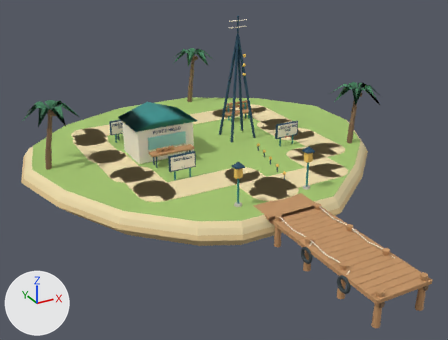
Two versions of the glTF model static/models/low/connect.glb, one commit apart.
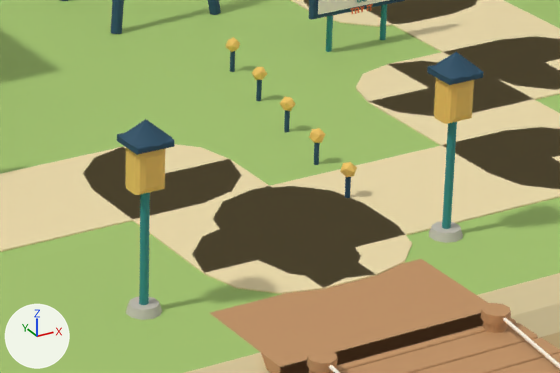
The first picture shows the older version from a camera (50 mm lens) standing at (-16.5, -30.6, 15.3) and looking at (-0.8, -2.1, 1.1). The close-ups show the older and then the newer version on the part from 46% to 74% of the width and 40% to 64% of the height of that picture. Only the edits that show in the close-ups are written down. The axes (+X, +Y, +Z) are drawn at lower left. The lights are the same throughout. Where no turn or scale is listed for an object, it has been applied to the vertices. Vertices at exactly the same position are counted once.

In view in the first close-up: 'static_grass', 'static_navy', 'static_sand', 'static_stone', 'static_teal', 'static_wood', 'static_yellow', 'station_signal_ivory', 'station_signal_navy', 'station_signal_teal' and 8 more.
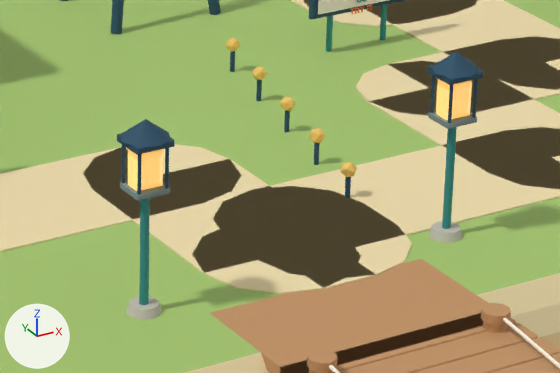
Pixel boxes [x1, y1, x2, y2] of what changed, in the close-ups (560 x 373 px):
'static_yellow', rescaled, recoloured: before [125, 78, 474, 195]; after [128, 79, 472, 191]
'static_metal', added: after [120, 111, 477, 201]
part 2 of me_mesh_10, added: after [122, 145, 126, 183]
part 3 of me_mesh_10, added: after [137, 154, 142, 195]
part 4 of me_mesh_10, added: after [165, 148, 169, 188]
part 5 of me_mesh_10, added: after [430, 75, 436, 113]
part 6 of me_mesh_10, added: after [448, 84, 453, 123]
part 7 of me_mesh_10, added: after [472, 79, 478, 118]

What changed in the scene script:
```text
Add mat_sunsetlantern:
    mat_sunsetlantern = principled_material('sunsetLantern')
    mat_sunsetlantern.base_color = (1.0, 0.753, 0.352)  # beige #ffe1a0
    mat_sunsetlantern.roughness = 0.36
    mat_sunsetlantern.emission_color = (1.0, 0.462, 0.0762)  # orange #ffb54e
    mat_sunsetlantern.emission_strength = 0.72
Add mat_metal:
    mat_metal = principled_material('metal')
    mat_metal.base_color = (0.231, 0.314, 0.314)  # grey #849898
    mat_metal.metallic = 0.25
    mat_metal.roughness = 0.76
Change me_mesh_9:
    used by ob_static_yellow; parent = ob_connect; location = (0.0, -6.0, 2.7); scale = (2.34, 2.34, 2.34)
    remove me_mesh_9.from_pydata(...)  # 48 vertices, 88 faces; spans x -1.0..1.0, y -0.08..0.08, z -0.12..0.12
    remove me_mesh_9.materials.append(mat_yellow)  # yellow #f3c863
    add me_mesh_9.from_pydata(...)  # 48 vertices, 88 faces; spans x -1.0..1.0, y -0.07..0.07, z -0.1..0.1
    me_mesh_9 part 1: the whole mesh is scaled about its middle by (1.01, 0.903, 0.86)
    add me_mesh_9.materials.append(mat_sunsetlantern)  # beige #ffe1a0, glowing orange #ffb54e
Change me_mesh_10:
    used by ob_static_navy; location = (-0.27, -0.03, 4.18)
    remove me_mesh_10.from_pydata(...)  # 813 vertices, 1528 faces; spans x -4.05..4.05, y -6.27..6.27, z -3.34..3.34
    add me_mesh_10.from_pydata(...)  # 969 vertices, 1804 faces; spans x -4.05..4.05, y -6.27..6.27, z -3.34..3.34
    me_mesh_10 part 2: a new loose piece, a 7-sided cylinder along z spanning x -2.08..-2.038, y -5.816..-5.774, z -1.735..-1.205, in mat_navy (dark blue #254d64)
    me_mesh_10 part 3: a new loose piece, a 7-sided cylinder along z spanning x -2.08..-2.038, y -6.176..-6.134, z -1.735..-1.205, in mat_navy (dark blue #254d64)
    me_mesh_10 part 4: a new loose piece, a 7-sided cylinder along z spanning x -1.72..-1.678, y -6.176..-6.134, z -1.735..-1.205, in mat_navy (dark blue #254d64)
    me_mesh_10 part 5: a new loose piece, a 7-sided cylinder along z spanning x 2.219..2.262, y -5.816..-5.774, z -1.735..-1.205, in mat_navy (dark blue #254d64)
    me_mesh_10 part 6: a new loose piece, a 7-sided cylinder along z spanning x 2.219..2.262, y -6.176..-6.134, z -1.735..-1.205, in mat_navy (dark blue #254d64)
    me_mesh_10 part 7: a new loose piece, a 7-sided cylinder along z spanning x 2.579..2.622, y -6.176..-6.134, z -1.735..-1.205, in mat_navy (dark blue #254d64)
    other edits to the shape of me_mesh_10 do not show in these pictures
Add me_mesh_11_1:
    me_mesh_11_1.from_pydata(...)  # 72 vertices, 132 faces; spans x -2.77..2.77, y -3.73..3.73, z -0.47..0.47
    me_mesh_11_1.materials.append(mat_metal)  # grey #849898
Change ob_static_yellow:
    ob_static_yellow.scale: (2.34, 2.34, 2.34) -> (2.32, 2.32, 2.32)
Add ob_static_metal:
    ob_static_metal = bpy.data.objects.new('static_metal', me_mesh_11_1)
    ob_static_metal.location = (-0.4, -2.49, 2.0)
```
